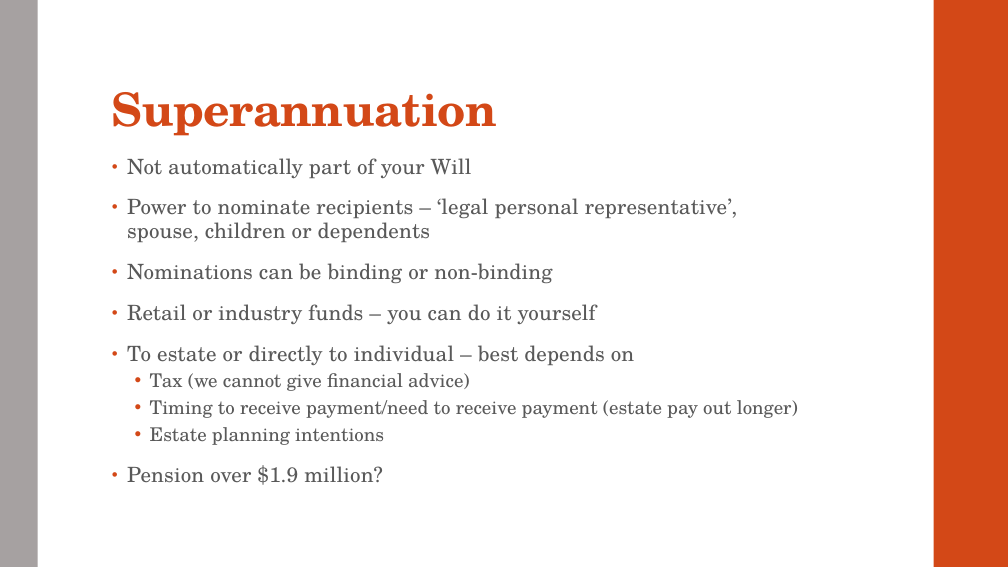
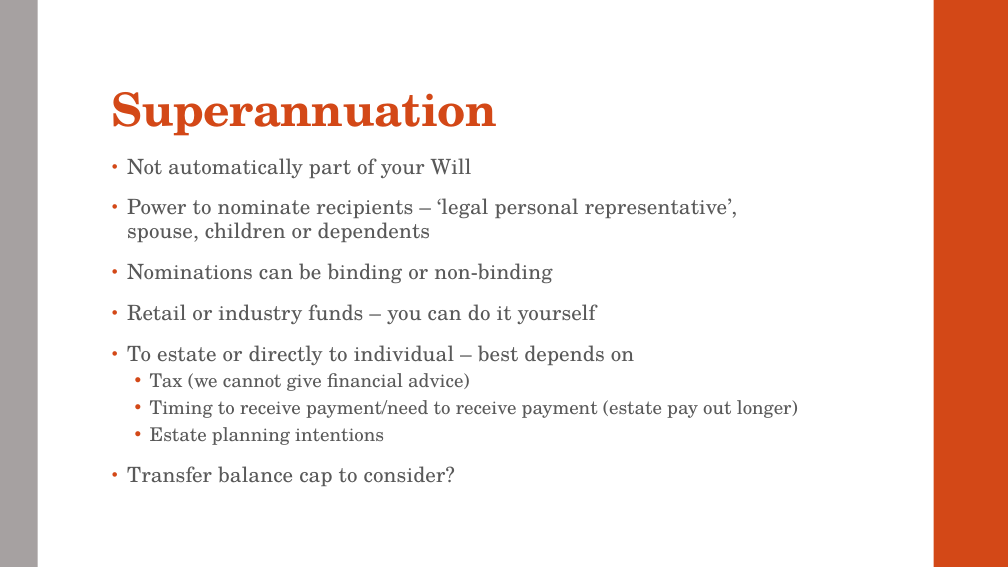
Before and after one commit to dariuschats/dariuschats.github.io, a slide deck: slide 20 of downloadables/other/Estate planning/Estate Planning Meeting Slides.pptx. Drawn at 1008x567 pixels with LibreOffice and Linux fonts; fonts in the diff are those of the drawing. Boxes give left, top, right and bottom in pixels: in the first picture for what was removed or moved away, otherwise in the second. Text is boxed around its words. In the diff, an @@ line names an element or a change of style, - is before the commit and + after.

```diff
--- a/downloadables/other/Estate planning/Estate Planning Meeting Slides.pptx
+++ b/downloadables/other/Estate planning/Estate Planning Meeting Slides.pptx
@@ text at [127, 466, 455, 486]: text changed @@
-• Pension over $1.9 million?
+• Transfer balance cap to consider?
```
Also in this commit, not shown: 4 other slides changed, 1 slide added, 1 slide removed, 2 other files.
